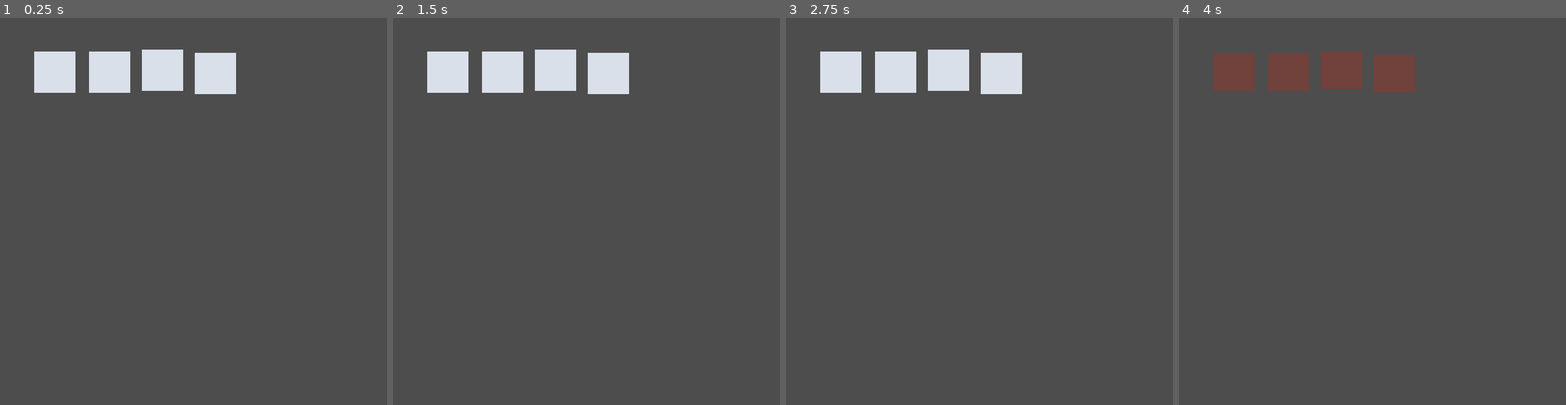
Above: before the commit, frames 1-4 (left to right).
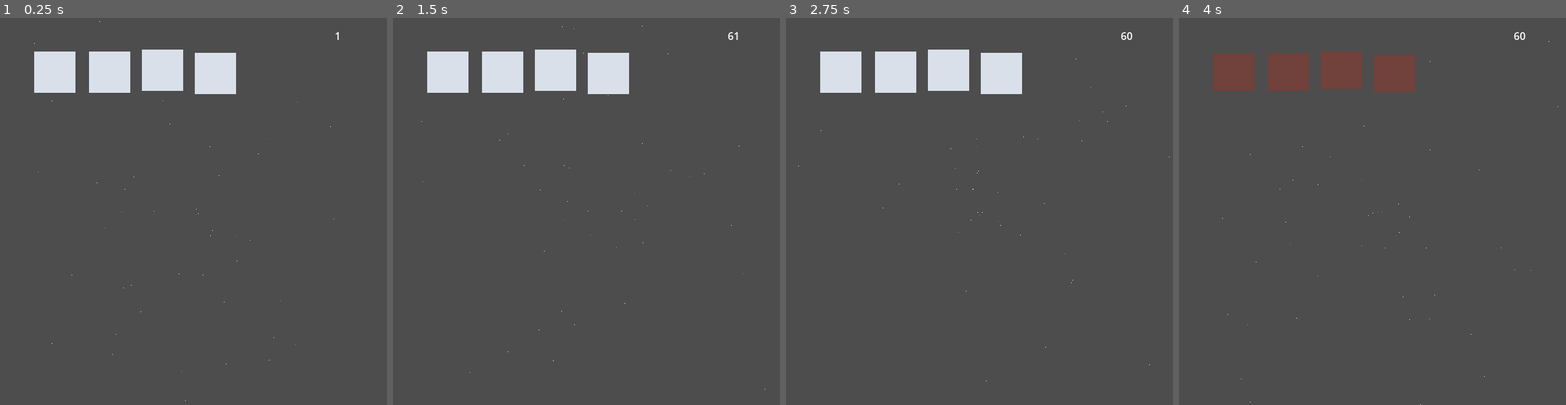
Above: after the commit, the same moments.

Repository: sugarvoid/alpha-space
Game: Godot game, scene res://game.tscn
The game is run twice, just before and just after one commit, with the same random seed, the same clock (stepped at 60 frames per second) and the same inputs. The project has no main scene, so this scene is started directly.
Inputs:
- Up to frame 1 (0.25 s): no input
- Up to frame 2 (1.5 s): tap Enter at 1.25 s
- Up to frame 3 (2.75 s): no input
- Up to frame 4 (4 s): tap Space at 2.75 s

The runs differ from the first frame. In frame 1, less than 0.1% of the frame differs, in the area x 8-92%, y 0-99%; in frame 2, less than 0.1%; in frame 3, less than 0.1%; in frame 4, less than 0.1%, in the area x 11-98%, y 3-100%.

Commit message:
Added fps counter

Diff:
--- /dev/null
+++ b/FPS_counter.gd
@@ -0,0 +1,6 @@
+extends Control
+
+@onready var label_fps: Label = get_node('Label')
+
+func update_label(fps: float) -> void:
+	self.label_fps.text = str(fps)
--- /dev/null
+++ b/fps_counter.tscn
@@ -0,0 +1,15 @@
+[gd_scene load_steps=2 format=3 uid="uid://b43yhcx7q06cy"]
+
+[ext_resource type="Script" path="res://FPS_counter.gd" id="1_tfnbc"]
+
+[node name="FPSCounter" type="Control"]
+layout_mode = 3
+anchors_preset = 15
+anchor_right = 1.0
+anchor_bottom = 1.0
+script = ExtResource("1_tfnbc")
+
+[node name="Label" type="Label" parent="."]
+offset_right = 40.0
+offset_bottom = 23.0
+text = "60"
--- a/game.gd
+++ b/game.gd
@@ -3,6 +3,8 @@
 enum states {
 
 }
+@onready var fps_label: Control = get_node("CanvasLayer/FPSCounter")
+
 var state: int
 # Called when the node enters the scene tree for the first time.
 func _ready() -> void:
@@ -11,4 +13,4 @@
 
 # Called every frame. 'delta' is the elapsed time since the previous frame.
 func _process(delta: float) -> void:
-	pass
+	fps_label.update_label(Engine.get_frames_per_second())
--- a/game.tscn
+++ b/game.tscn
@@ -1,11 +1,17 @@
-[gd_scene load_steps=4 format=3 uid="uid://k71ge76ke5uq"]
+[gd_scene load_steps=6 format=3 uid="uid://k71ge76ke5uq"]
 
 [ext_resource type="Script" path="res://game.gd" id="1_746y8"]
 [ext_resource type="PackedScene" uid="uid://ciwh63g14hhqx" path="res://game/squre/square.tscn" id="1_nytc7"]
 [ext_resource type="PackedScene" uid="uid://bxpual75u03g5" path="res://numpad_layout.tscn" id="1_w1wc2"]
+[ext_resource type="PackedScene" uid="uid://c1ajj7sdaryad" path="res://star_field.tscn" id="4_710qh"]
+[ext_resource type="PackedScene" uid="uid://b43yhcx7q06cy" path="res://fps_counter.tscn" id="5_ke8lb"]
 
 [node name="Game" type="Node2D"]
 script = ExtResource("1_746y8")
+
+[node name="StarField" parent="." instance=ExtResource("4_710qh")]
+position = Vector2(301, 303)
+scale = Vector2(3, 3)
 
 [node name="NumpadLayout" parent="." instance=ExtResource("1_w1wc2")]
 
@@ -20,3 +26,13 @@
 
 [node name="square4" parent="." instance=ExtResource("1_nytc7")]
 position = Vector2(252, 81)
+
+[node name="CanvasLayer" type="CanvasLayer" parent="."]
+
+[node name="FPSCounter" parent="CanvasLayer" instance=ExtResource("5_ke8lb")]
+offset_left = 519.0
+offset_top = 16.0
+offset_right = -19.0
+offset_bottom = -530.0
+grow_horizontal = 2
+grow_vertical = 2
